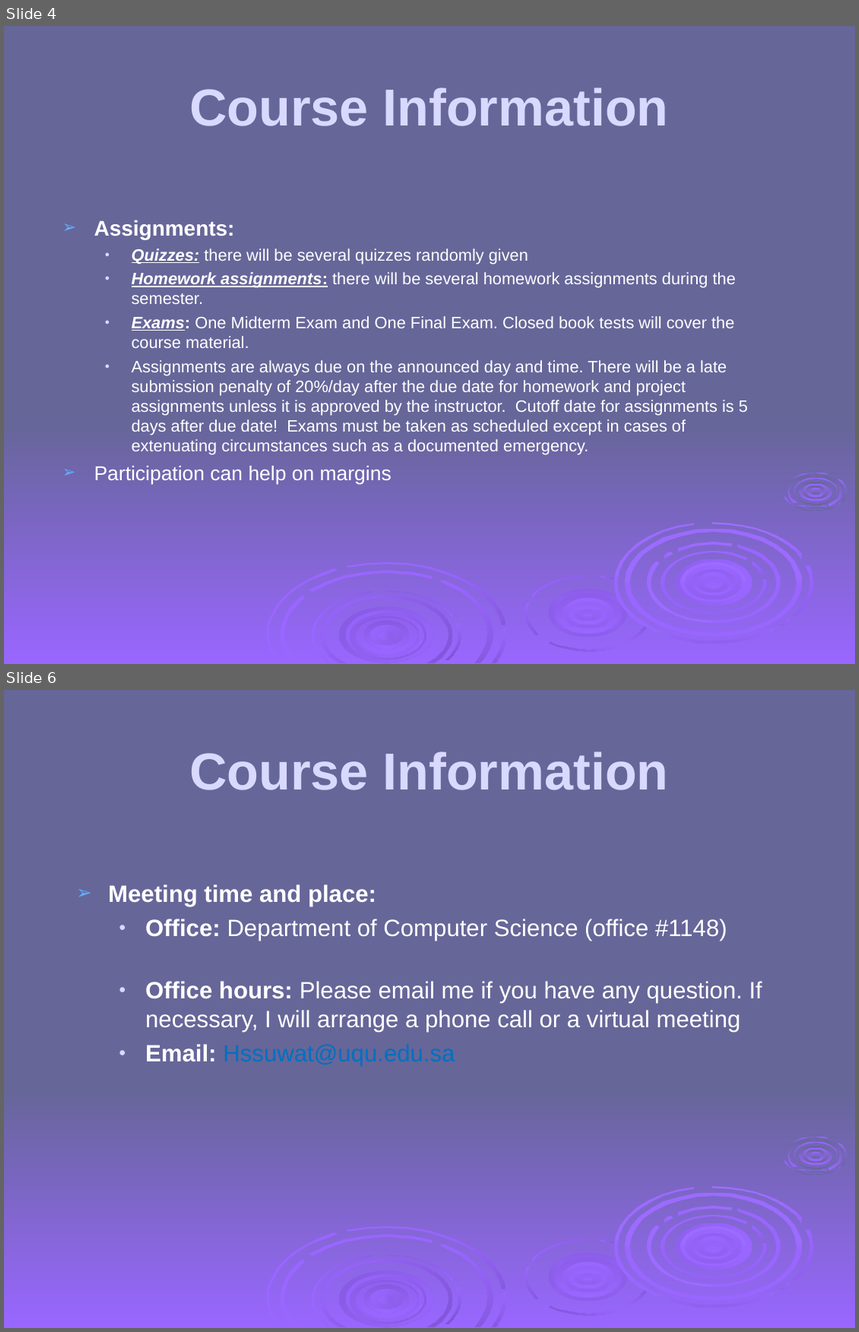
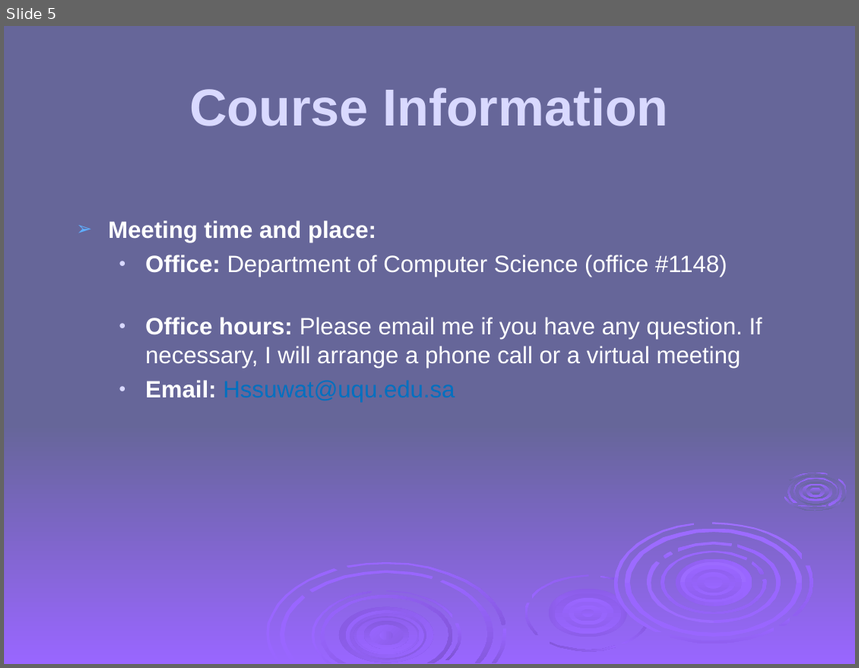
Before and after one commit to HatimAlsuwat/HatimAlsuwat.github.io, a slide deck: Applied Cryptography/ch01.ppt. Shown one above the other, each under a label of ours: slides 4 and 6 before the commit, slide 5 after it; the slides between them are not shown. The pictures are 859x1332 and 859x668 pixels, drawn with LibreOffice and Linux fonts; fonts in the diff are those of the drawing; background and template pictures are left out. Boxes give left, top, right and bottom in pixels: in the first picture for what was removed or moved away, otherwise in the second. Text is boxed around its words. In the diff, an @@ line names an element or a change of style, - is before the commit and + after.

```diff
--- a/Applied Cryptography/ch01.ppt
+++ b/Applied Cryptography/ch01.ppt
@@ slide 4 removed at (4, 26, 855, 664), background #666699; not listed: 58 template elements that a slide beside it also shows @@
@@ title removed at (189, 88, 669, 126) @@
-Course Information
@@ text removed at (94, 220, 748, 484) @@
-➢ Assignments:
-  ● Quizzes: there will be several quizzes randomly given
-  ● Homework assignments: there will be several homework assignments during the semester.
-  ● Exams: One Midterm Exam and One Final Exam. Closed book tests will cover the course material.
-  ● Assignments are always due on the announced day and time. There will be a late submission penalty of 20%/day after the due date for homework and project assignments unless it is approved by the instructor. Cutoff date for assignments is 5 days after due date! Exams must be taken as scheduled except in cases of extenuating circumstances such as a documented emergency.
-➢ Participation can help on margins
@@ what was slide 6 is now slide 5 @@
```
Also in this commit, not shown: 6 slides changed, 1 other file.
